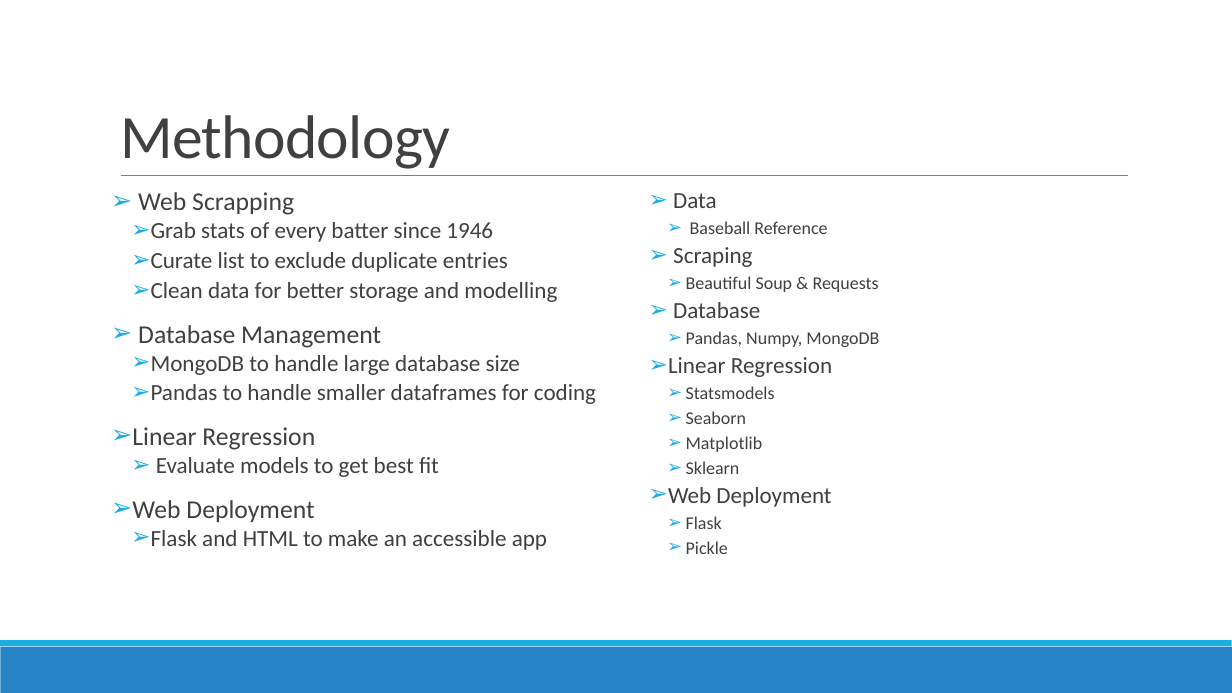
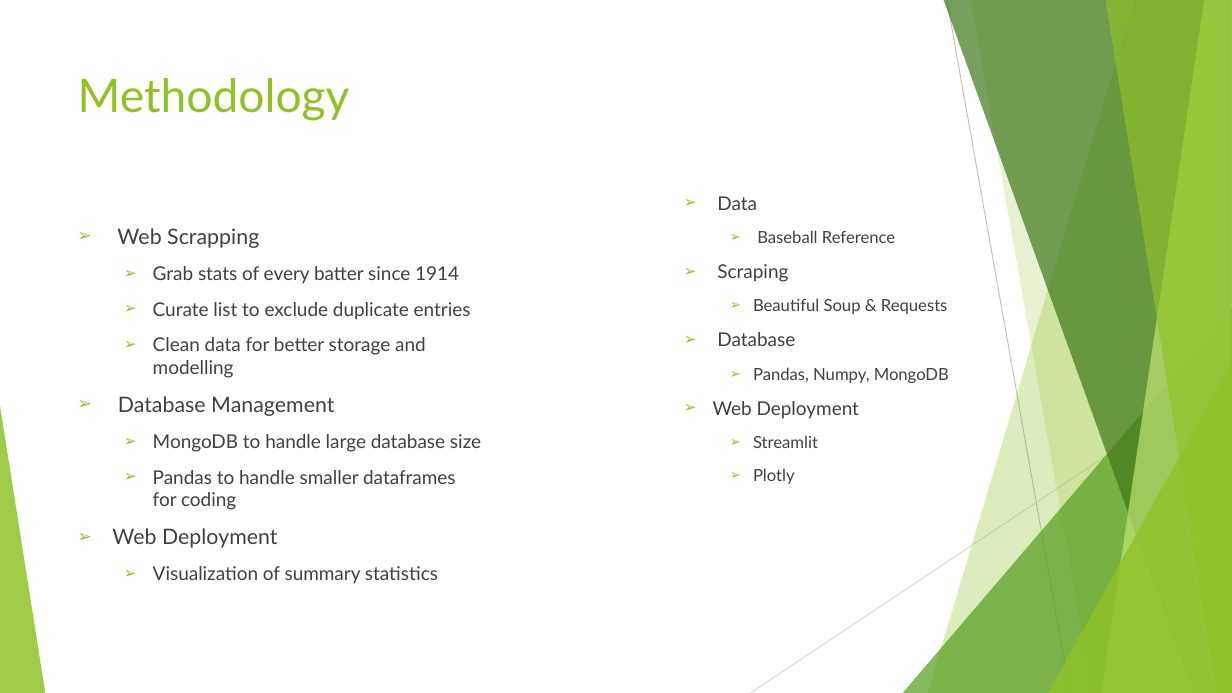
Before and after one commit to FiascoTK/Engineering, a slide deck: slide 4 of Engineering-Presentation-Billy-Paulson.pptx (slide 3 before the commit). Drawn at 1232x693 pixels with LibreOffice and Linux fonts; fonts in the diff are those of the drawing. Boxes give left, top, right and bottom in pixels: in the first picture for what was removed or moved away, otherwise in the second. Text is boxed around its words. In the diff, an @@ line names an element or a change of style, - is before the commit and + after.

```diff
--- a/Engineering-Presentation-Billy-Paulson.pptx
+++ b/Engineering-Presentation-Billy-Paulson.pptx
@@ title "Methodology": place and size @@
-title "Methodology" at [120, 115, 450, 169]
+title "Methodology" at [78, 78, 350, 121]
@@ title "Methodology" at [78, 78, 350, 121]: size 48 to 36 pt, font Calibri to Lato, text colour #404040 to #90C226, letter spacing -0.5 to 0 pt; line spacing 0.85 to 1; vertical alignment bottom to top @@
@@ line removed from (121, 176) to (1128, 176) @@
@@ text at [713, 196, 949, 419]: size 18 to 14.8 pt in "Data", "Scraping", "Database", "Web Deployment"; font Calibri to Lato in "Data", "Baseball Reference", "Scraping", "Beautiful Soup & Requests" and 3 more places; size 14 to 12.9 pt in "Baseball Reference", "Beautiful Soup & Requests", "Pandas, Numpy, MongoDB"; indent changed; line spacing 0.8 to 1; more space between paragraphs; bullet colour #1CADE4 to #90C226 @@
@@ text "Web Scrapping": place and size @@
-text "Web Scrapping" at [132, 192, 596, 550]
+text "Web Scrapping" at [112, 228, 481, 583]
@@ text at [112, 228, 481, 548]: size 20 to 16.6 pt in "Web Scrapping", "Database Management", "Web Deployment"; font Calibri to Lato in "Web Scrapping", "Curate list to exclude duplicate entries", "Clean data for better storage and modelling", "Database Management" and 3 more places; size 18 to 14.8 pt in "Curate list to exclude duplicate entries", "Clean data for better storage and modelling", "MongoDB to handle large database size", "Pandas to handle smaller dataframes for coding"; indent changed; line spacing 0.8 to 1; less space between paragraphs; bullet colour #1CADE4 to #90C226; more space between paragraphs @@
@@ text at [153, 266, 459, 283]: text changed; size 18 to 14.8 pt; font Calibri to Lato @@
-  ➢ Grab stats of every batter since 1946
+  ➢ Grab stats of every batter since 1914
@@ text at [668, 357, 832, 474]: paragraphs removed @@
-  ➢ Linear Regression
-    ➢ Statsmodels
-    ➢ Seaborn
-    ➢ Matplotlib
-    ➢ Sklearn
@@ group added at [0, 0, 1232, 693]: 5 freeform shapes, 3 triangles, 2 lines @@
@@ text at [132, 427, 439, 477]: paragraphs removed @@
-➢ Linear Regression
-  ➢ Evaluate models to get best fit
@@ text at [753, 435, 818, 484]: text changed; size 14 to 12.9 pt; font Calibri to Lato @@
-    ➢ Flask
-    ➢ Pickle
+    ➢ Streamlit
+    ➢ Plotly
@@ text at [153, 566, 438, 583]: text changed; size 18 to 14.8 pt; font Calibri to Lato @@
-  ➢ Flask and HTML to make an accessible app
+  ➢ Visualization of summary statistics
@@ rectangle removed at [0, 647, 1232, 693] @@
@@ rectangle removed at [0, 640, 1232, 647] @@
```
Also in this commit, not shown: 3 other slides changed, 3 slides added, 5 slides removed, 3 other files.
